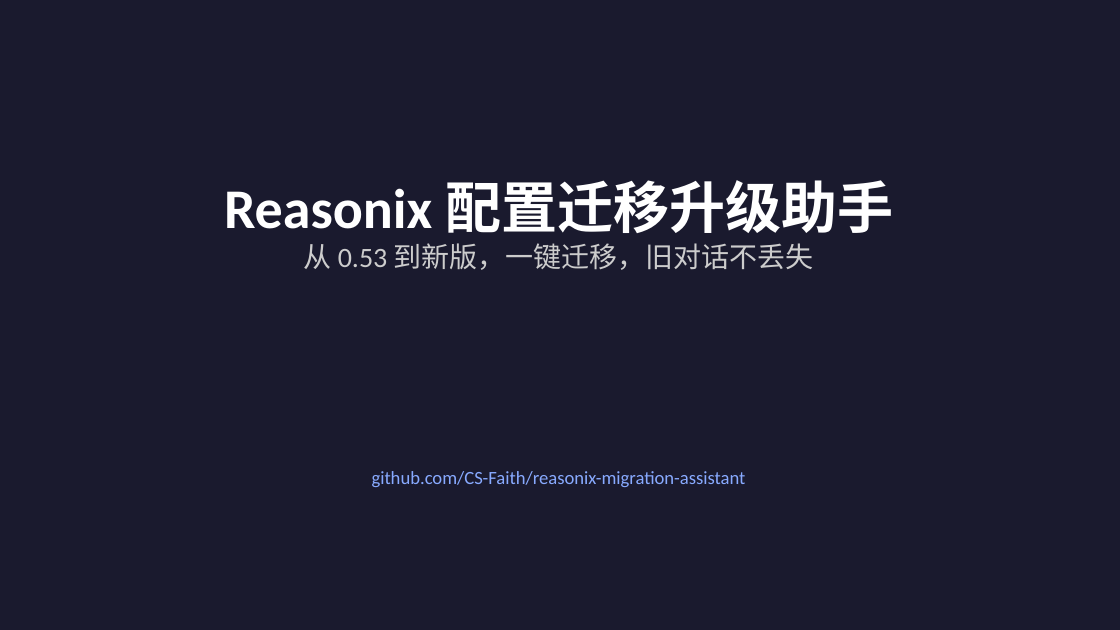
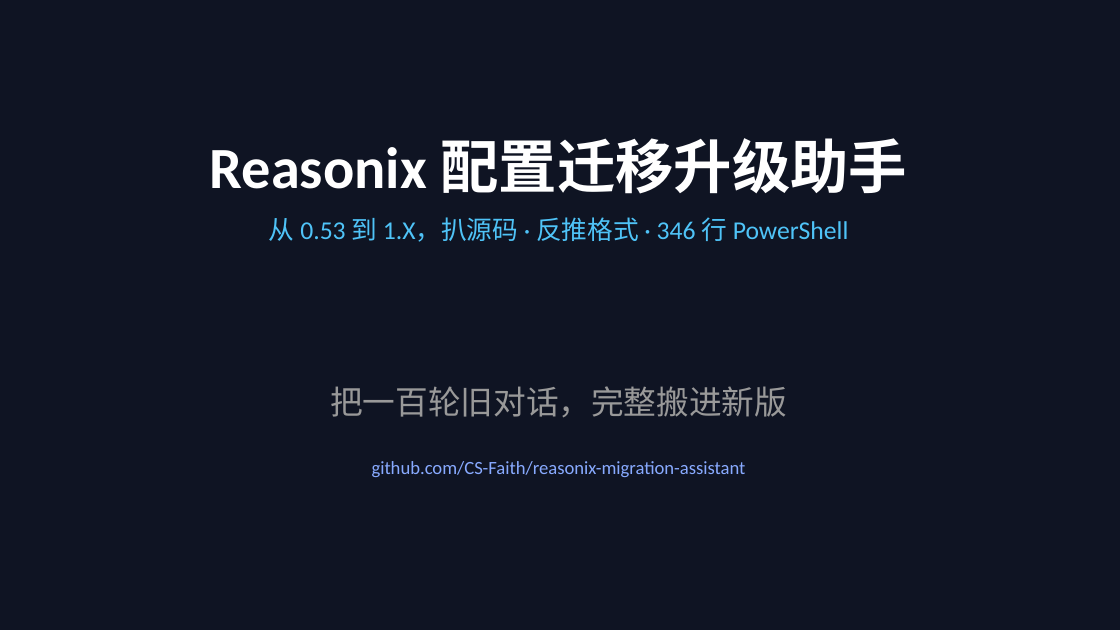
Before and after one commit to CS-Faith/reasonix-migration-assistant, a slide deck: slide 1 of Reasonix配置迁移升级助手.pptx. Drawn at 1120x630 pixels with LibreOffice and Linux fonts; fonts in the diff are those of the drawing. Boxes give left, top, right and bottom in pixels: in the first picture for what was removed or moved away, otherwise in the second. Text is boxed around its words. In the diff, an @@ line names an element or a change of style, - is before the commit and + after.

```diff
--- a/Reasonix配置迁移升级助手.pptx
+++ b/Reasonix配置迁移升级助手.pptx
@@ background #1A1A2E to #0F1423 @@
@@ text "Reasonix 配置迁移升级助手": place and size @@
-text "Reasonix 配置迁移升级助手" at (224,180,893,270)
+text "Reasonix 配置迁移升级助手" at (210,138,907,242)
@@ text at (210,138,907,194): size 48 to 50 pt in "Reasonix 配置迁移升级助手" @@
@@ text at (269,217,849,242): text changed; size 24 to 22 pt; text colour #CCCCCC to #4FC3F7 @@
-从 0.53 到新版，一键迁移，旧对话不丢失
+从 0.53 到 1.X，扒源码 · 反推格式 · 346 行 PowerShell
@@ text "把一百轮旧对话，完整搬进新版": place and size @@
-text "把一百轮旧对话，完整搬进新版" at (372,471,746,487)
+text "把一百轮旧对话，完整搬进新版" at (330,386,787,477)
@@ text at (330,386,787,417): paragraph added @@
+把一百轮旧对话，完整搬进新版
@@ text at (372,461,746,477): more space between paragraphs @@
```
Also in this commit, not shown: 2 other slides changed, 9 slides added, 6 slides removed.
